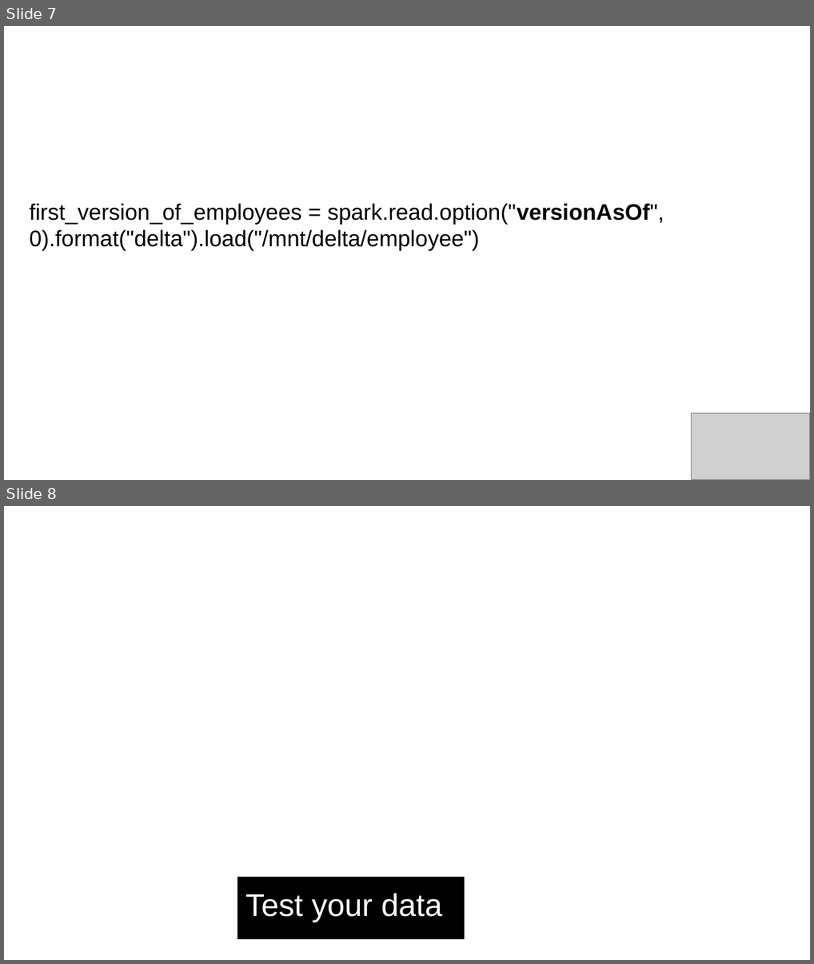
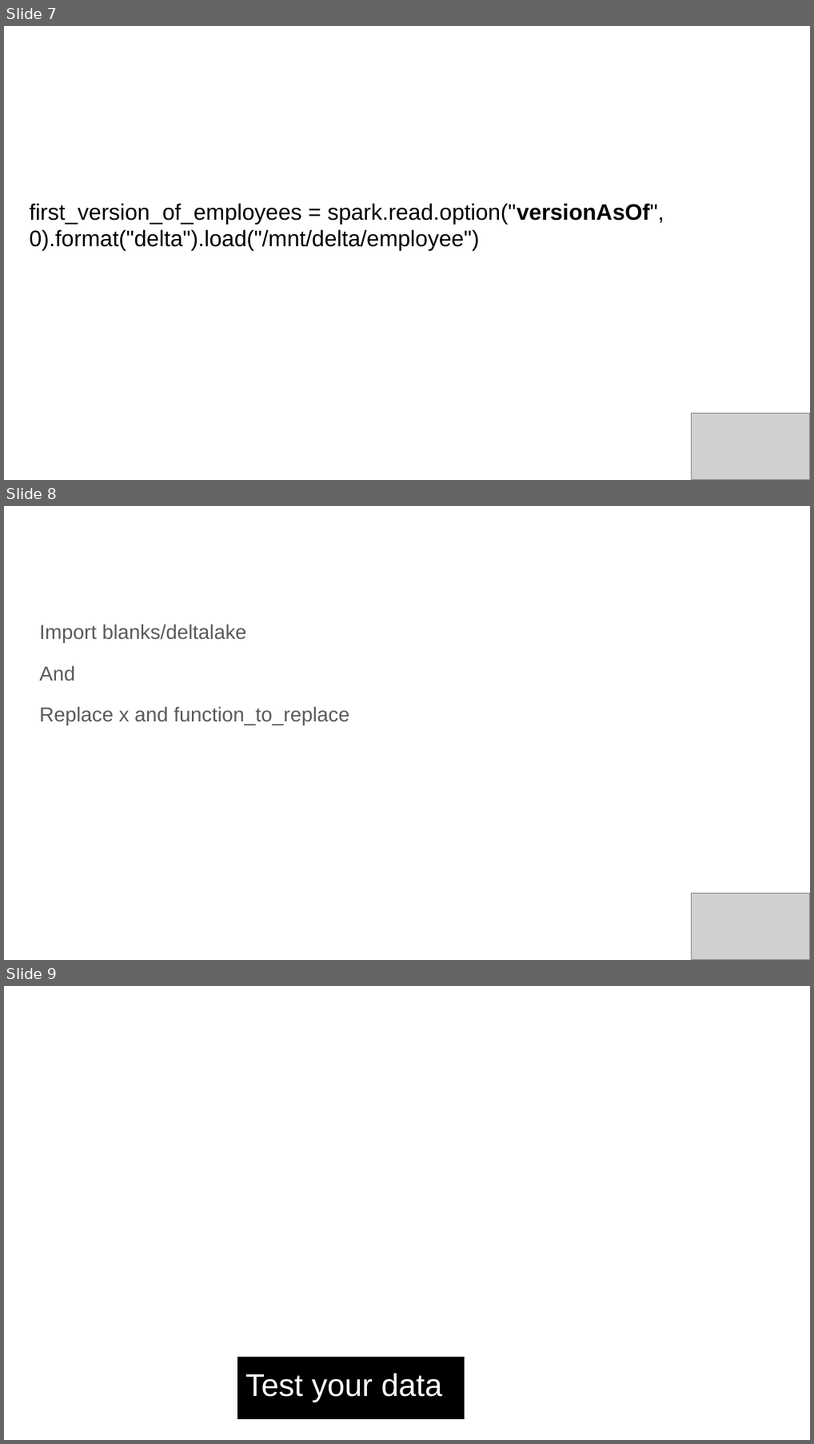
Before and after one commit to NastasiaSaby/industrialise_ml, a slide deck: Industrialise Machine Learning.odp. Shown one above the other, each under a label of ours: slides 7 and 8 before the commit, slides 7, 8 and 9 after it. The pictures are 814x964 and 814x1444 pixels, drawn with LibreOffice and Linux fonts; fonts in the diff are those of the drawing; grey boxes stand for pictures; background and template pictures are left out. Boxes give left, top, right and bottom in pixels: in the first picture for what was removed or moved away, otherwise in the second. Text is boxed around its words. In the diff, an @@ line names an element or a change of style, - is before the commit and + after.

```diff
--- a/Industrialise Machine Learning.odp
+++ b/Industrialise Machine Learning.odp
@@ slide 8 added at box(4, 506, 810, 960), background #FFFFFF @@
@@ text added at box(39, 624, 350, 725), 18 pt, text #595959 @@
+Import blanks/deltalake
+And
+Replace x and function_to_replace
@@ picture added at box(692, 893, 810, 960) @@
@@ what was slide 8 is now slide 9 @@
```
Also in this commit, not shown: 1 slide changed, 2 other slides added.
